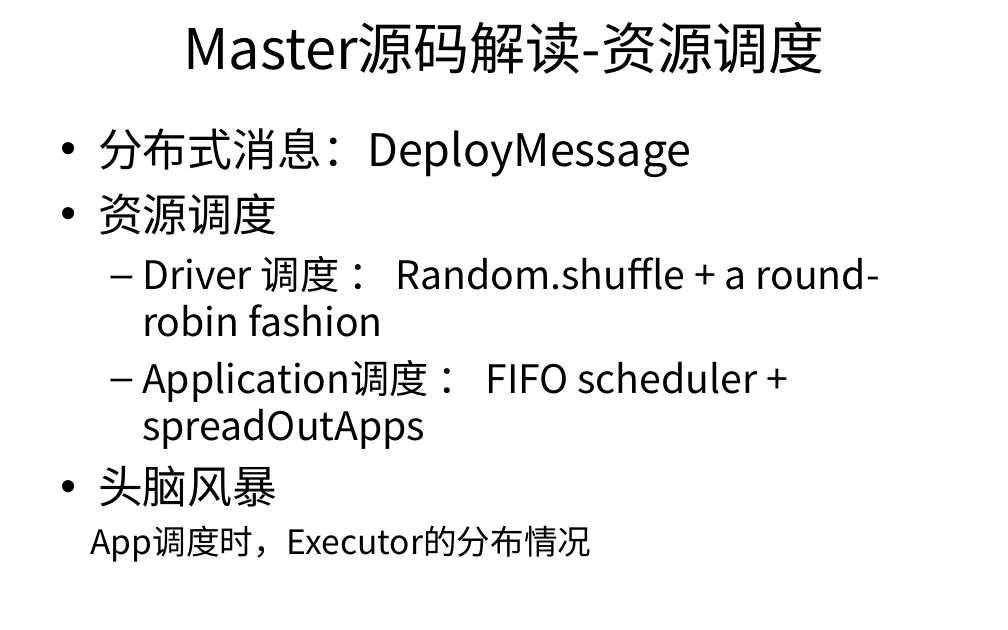
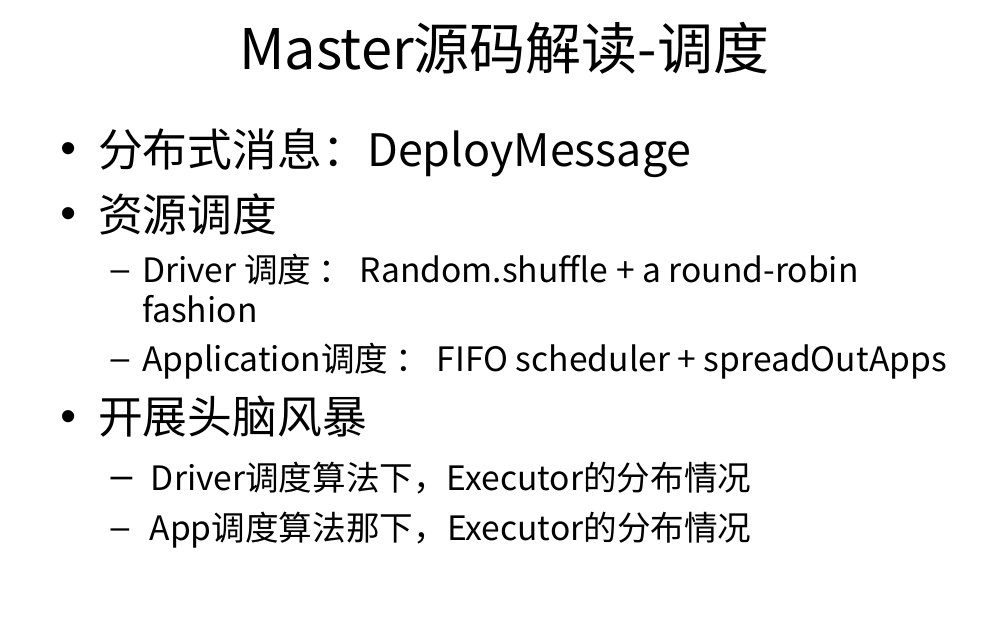
Before and after one commit to harlixxy/StudyNotes, a slide deck: slide 26 of 活动流程（26期）.ppt. Drawn at 1008x630 pixels with LibreOffice and Linux fonts; fonts in the diff are those of the drawing; background and template pictures are left out. Boxes give left, top, right and bottom in pixels: in the first picture for what was removed or moved away, otherwise in the second. Text is boxed around its words. In the diff, an @@ line names an element or a change of style, - is before the commit and + after.

Commit message:
添加头脑风暴简单示例

```diff
--- a/活动流程（26期）.ppt
+++ b/活动流程（26期）.ppt
@@ title at <box>239,21,769,74</box>: text changed @@
-Master源码解读-资源调度
+Master源码解读-调度
@@ text at <box>142,253,947,379</box>: size 28 to 24 pt in "Driver 调度 ： Random.shuffle + a round-robin ...", "Application调度 ： FIFO scheduler + spreadOutApps"; less space between paragraphs @@
@@ text at <box>98,395,752,548</box>: text changed @@
-• 头脑风暴
-App调度时，Executor的分布情况
+• 开展头脑风暴
+  – Driver调度算法下，Executor的分布情况
+  – App调度算法那下，Executor的分布情况
```
Also in this commit, not shown: 6 other slides changed, 1 slide added, 1 slide removed, 1 other file.
